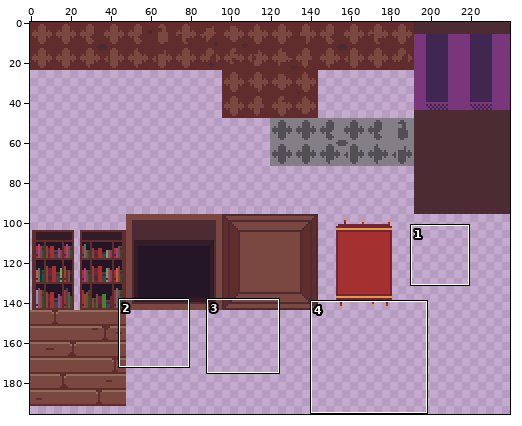
File history of a pixel-art file, assets/tiles/tilesheet.aseprite. Above, an overview of the earlier version with the close-up marked.
Close-up. The starting point:
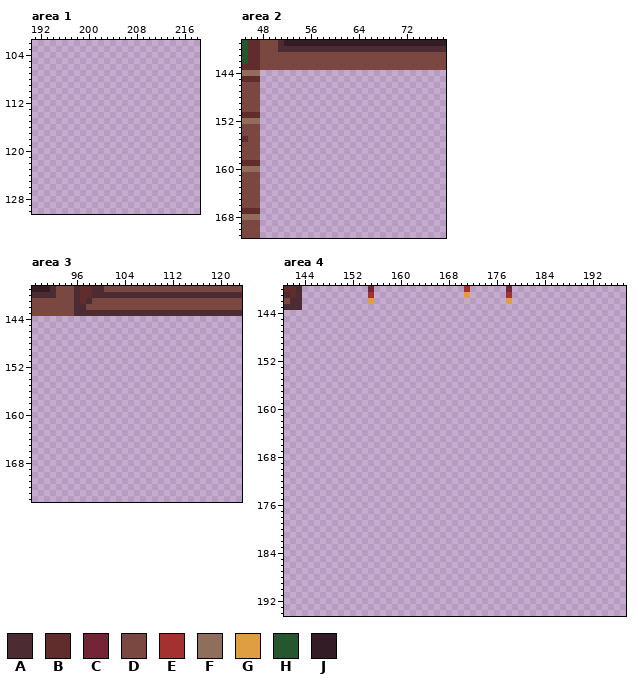
240x240 pixels, 1 frame. Shown: area 1: x 191..218, y 102..130; area 2: x 45..78, y 139..171; area 3: x 89..123, y 139..174; area 4: x 141..197, y 140..194. The wide view leaves out empty margins.
Palette (. is transparent): A #4d2b32  B #602c2c  C #752438  D #7a4841  E #a53030  F #8f6e5b  G #de9e41  H #25562e  J #341c27
Pixels before, area 2, first column x 45:
139 HBBDDDAJJJJJJJJJJJJJJJJJJJJJJJJJJJ
140 HBBDDDAAAAAAAAAAAAAAAAAAAAAAAAAAAA
141 HBBDDDDDDDDDDDDDDDDDDDDDDDDDDDDDDD
142 HBBDDDDDDDDDDDDDDDDDDDDDDDDDDDDDDD
143 BBBDDDDDDDDDDDDDDDDDDDDDDDDDDDDDDD
144 FFF...............................
145 BBB...............................
146 DDD...............................
147 DDD...............................
148 DDD...............................
149 DDD...............................
150 DDD...............................
151 BBB...............................
152 FFF...............................
153 DDD...............................
154 DDD...............................
155 BDD...............................
156 DDD...............................
157 DDD...............................
158 DDD...............................
159 BBB...............................
160 FFF...............................
161 DDD...............................
162 DDD...............................
163 DDD...............................
164 DDD...............................
165 DDD...............................
166 DDD...............................
167 BBB...............................
168 FFF...............................
169 DDD...............................
170 DDD...............................
171 DDD...............................
Pixels before, area 3, first column x 89:
139 JJJADDDABBAADDDDDDDDDDDDDDDDDDDDDDD
140 AAAADDDABBAAAAAAAAAAAAAAAAAAAAAAAAA
141 DDDDDDDABADDDDDDDDDDDDDDDDDDDDDDDDD
142 DDDDDDDAADDDDDDDDDDDDDDDDDDDDDDDDDD
143 DDDDDDDAAAAAAAAAAAAAAAAAAAAAAAAAAAA
Pixels before, area 4 (only the part around the change), first column x 141:
140 BBA...........C...............E......C...................
141 ABA...........E...............G......E...................
142 DAA...........G......................G...................
143 AAA......................................................
144 .........................................................
145 .........................................................
146 .........................................................
147 .........................................................
148 .........................................................
149 .........................................................
150 .........................................................
151 .........................................................
152 .........................................................
153 .........................................................
154 .........................................................
155 .........................................................
156 .........................................................
157 .........................................................
158 .........................................................
159 .........................................................
160 .........................................................
161 .........................................................
162 .........................................................
163 .........................................................
164 .........................................................
165 .........................................................
166 .........................................................
167 .........................................................
168 .........................................................
169 .........................................................
170 .........................................................
171 .........................................................
172 .........................................................
173 .........................................................
174 .........................................................
175 .........................................................
176 .........................................................
177 .........................................................
178 .........................................................
179 .........................................................
180 .........................................................
181 .........................................................
182 .........................................................
183 .........................................................
184 .........................................................
185 .........................................................
186 .........................................................
187 .........................................................
188 .........................................................
189 .........................................................
190 .........................................................
191 .........................................................
192 .........................................................
193 .........................................................
194 .........................................................
Now the later version:
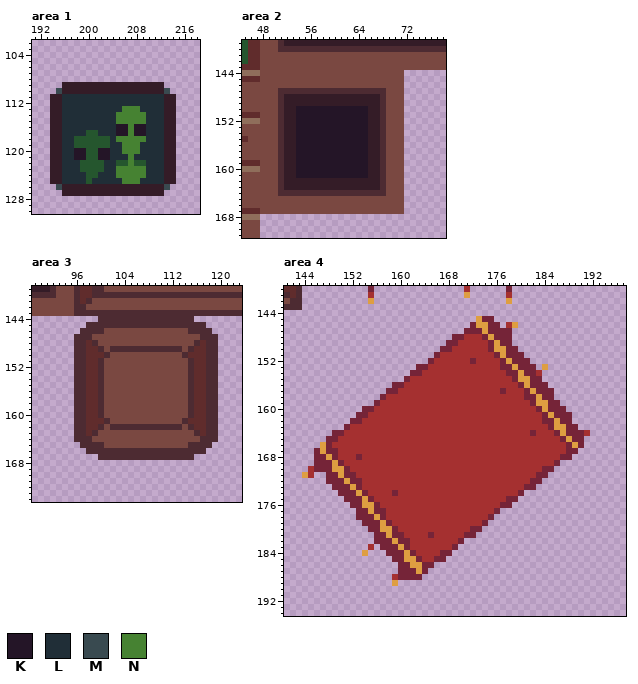
Colours new in this view: K #241527  L #202e37  M #394a50  N #468232
Edits made:
Changed rows in their new state; - is an unchanged pixel.
Area 1:
first column x 194:
109 --JJJJJJJJJJJJJJJJJ--
110 -MJJJJJJJJJJJJJJJJJM-
111 JJLLLLLLLLLLLLLLLLLJJ
112 JJLLLLLLLLLLLLLLLLLJJ
113 JJLLLLLLLLLLNNNLLLLJJ
114 JJLLLLLLLLLNNNNNLLLJJ
115 JJLLLLLLLLLNNNNNLLLJJ
116 JJLLLLLLLLLKKNKKLLLJJ
117 JJLLLLHHLLLKKNKKLLLJJ
118 JJLLHHHHHHLNNNNNLLLJJ
119 JJLLHHHHHHLLNNNLLLLJJ
120 JJLLKKHHKKLLNNNLLLLJJ
121 JJLLKKHHKKLLLNLLLLLJJ
122 JJLLLHHHHLLHHNHHLLLJJ
123 JJLLLHHHHLLNNNNNLLLJJ
124 JJLLLLHHLLLNNNNNLLLJJ
125 JJLLLLHLLLLLNNNLLLLJJ
126 -MJJJJJJJJJJJJJJJJJM-
127 --JJJJJJJJJJJJJJJJJ--
Area 2:
first column x 48:
144 DDDDDDDDDDDDDDDDDDDDDDDD
145 DDDDDDDDDDDDDDDDDDDDDDDD
146 DDDDDDDDDDDDDDDDDDDDDDDD
147 DDDAAAAAAAAAAAAAAAAAADDD
148 DDDAJJJJJJJJJJJJJJJJADDD
149 DDDAJJJJJJJJJJJJJJJJADDD
150 DDDAJJKKKKKKKKKKKKJJADDD
151 DDDAJJKKKKKKKKKKKKJJADDD
152 DDDAJJKKKKKKKKKKKKJJADDD
153 DDDAJJKKKKKKKKKKKKJJADDD
154 DDDAJJKKKKKKKKKKKKJJADDD
155 DDDAJJKKKKKKKKKKKKJJADDD
156 DDDAJJKKKKKKKKKKKKJJADDD
157 DDDAJJKKKKKKKKKKKKJJADDD
158 DDDAJJKKKKKKKKKKKKJJADDD
159 DDDAJJKKKKKKKKKKKKJJADDD
160 DDDAJJKKKKKKKKKKKKJJADDD
161 DDDAJJKKKKKKKKKKKKJJADDD
162 DDDAJJJJJJJJJJJJJJJJADDD
163 DDDAJJJJJJJJJJJJJJJJADDD
164 DDDAAAAAAAAAAAAAAAAAADDD
165 DDDDDDDDDDDDDDDDDDDDDDDD
166 DDDDDDDDDDDDDDDDDDDDDDDD
167 DDDDDDDDDDDDDDDDDDDDDDDD
Area 3:
first column x 96:
144 ----AAAAAAAAAAAAAAAA----
145 --AAAAAAAAAAAAAAAAAAAA--
146 -AAAADDDDDDDDDDDDDDAAAA-
147 AAADDDDDDDDDDDDDDDDDDAAA
148 AABADDDDDDDDDDDDDDDDABAA
149 AABBADAAAAAAAAAAAADABBAA
150 AABBBADDDDDDDDDDDDABBBAA
151 AABBADDDDDDDDDDDDDDABBAA
152 AABBADDDDDDDDDDDDDDABBAA
153 AABBADDDDDDDDDDDDDDABBAA
154 AABBADDDDDDDDDDDDDDABBAA
155 AABBADDDDDDDDDDDDDDABBAA
156 AABBADDDDDDDDDDDDDDABBAA
157 AABBADDDDDDDDDDDDDDABBAA
158 AABBADDDDDDDDDDDDDDABBAA
159 AABBADDDDDDDDDDDDDDABBAA
160 AABBADDDDDDDDDDDDDDABBAA
161 AABBBADDDDDDDDDDDDABBBAA
162 AABBADAAAAAAAAAAAADABBAA
163 AABADDDDDDDDDDDDDDDDABAA
164 AAADDDDDDDDDDDDDDDDDDAAA
165 -AAAADDDDDDDDDDDDDDAAAA-
166 --AAAAAAAAAAAAAAAAAAAA--
167 ----AAAAAAAAAAAAAAAA----
Area 4:
first column x 144:
145 -----------------------------GCC----------------
146 ----------------------------CGGCC-EG------------
147 ---------------------------CCCGCCCC-------------
148 -------------------------CCEEECGCCC-------------
149 ------------------------CCEEEEECGCC-------------
150 -----------------------CCEEEEEECGGCC------------
151 ----------------------CEEEEEEEEECGCCC-----------
152 ---------------------CEEEEEECEEEECGCCC----------
153 -------------------CCEEEEEEEEEEEECCGCCC-G-------
154 ------------------CCEEEEEEEEEEEEEECCGCCE--------
155 -----------------CEEEEEEEEEEEEEEEEECGGCC--------
156 ---------------CCEEEEEEEEEEEEEEEEEEECGCCC-------
157 --------------CCEEEEEEEEEEEEEEEEECEEECGCCC------
158 -------------CEEEEEEEEEEEEEEEEEEEEEEECCGCC------
159 ------------CEEEEEEEEEEEEEEEEEEEEEEEEECGGCC-----
160 ----------CCEEEEEEEEEEEEEEEEEEEEEEEEEEECGCCC----
161 ---------CCEEEEEEEEEEEEEEEEEEEEEEEEEEEEECGCCC---
162 --------CCEEEEEEEEEEEEEEEEEEEEEEEEEEEEEECCGCC---
163 -------CEEEEEEEEEEEEEEEEEEEEEEEEEEEEEEEEECGGCC--
164 -----CCEEEEEEEEEEEEEEEEEEEEEEEEEEEEEEECEEECGCCCE
165 ----CCEEEEEEEEEEEEEEEEEEEEEEEEEEEEEEEEEEEEECGCC-
166 ---GCEEEEEEEEEEEEEEEEEEEEEEEEEEEEEEEEEEEEEEECGC-
167 --CGCCEEEEEEEEEEEEEEEEEEEEEEEEEEEEEEEEEEEEEECC--
168 --CCGCEEECEEEEEEEEEEEEEEEEEEEEEEEEEEEEEEEEECC---
169 --CCCGCEEEEEEEEEEEEEEEEEEEEEEEEEEEEEEEEEEEC-----
170 -ECCCGGCEEEEEEEEEEEEEEEEEEEEEEEEEEEEEEEECC------
171 GE--CCGCCEEEEEEEEEEEEEEEEEEEEEEEEEEEEEECC-------
172 ----CCCGCCEEEEEEEEEEEEEEEEEEEEEEEEEEEECC--------
173 -----CCCGCEEEEEEEEEEEEEEEEEEEEEEEEEEECC---------
174 ------CCCGCEEEECEEEEEEEEEEEEEEEEEEEEC-----------
175 -------CCCGCEEEEEEEEEEEEEEEEEEEEEECC------------
176 --------CCGGCEEEEEEEEEEEEEEEEEEEECC-------------
177 ---------CCGCCEEEEEEEEEEEEEEEEEEC---------------
178 ---------CCCGCEEEEEEEEEEEEEEEEEC----------------
179 ----------CCCGCEEEEEEEEEEEEEEEC-----------------
180 -----------CCGGCEEEEEEEEEEEECC------------------
181 ------------CCGCCEEEECEEEEECC-------------------
182 ------------CCCGCCEEEEEEEEC---------------------
183 -----------E-CCCGCEEEEEEEC----------------------
184 ----------G---CCCGCEEEECC-----------------------
185 ---------------CCGGCEECC------------------------
186 ----------------CCGGCC--------------------------
187 ----------------CCCGC---------------------------
188 ---------------ECCCC----------------------------
189 ---------------G--------------------------------
Where, in picture pixels (left, top, right, bottom), the same in both close-ups:
added: (50, 82, 176, 196)
added: (260, 70, 404, 214)
added: (74, 316, 218, 460)
added: (302, 316, 590, 586)
